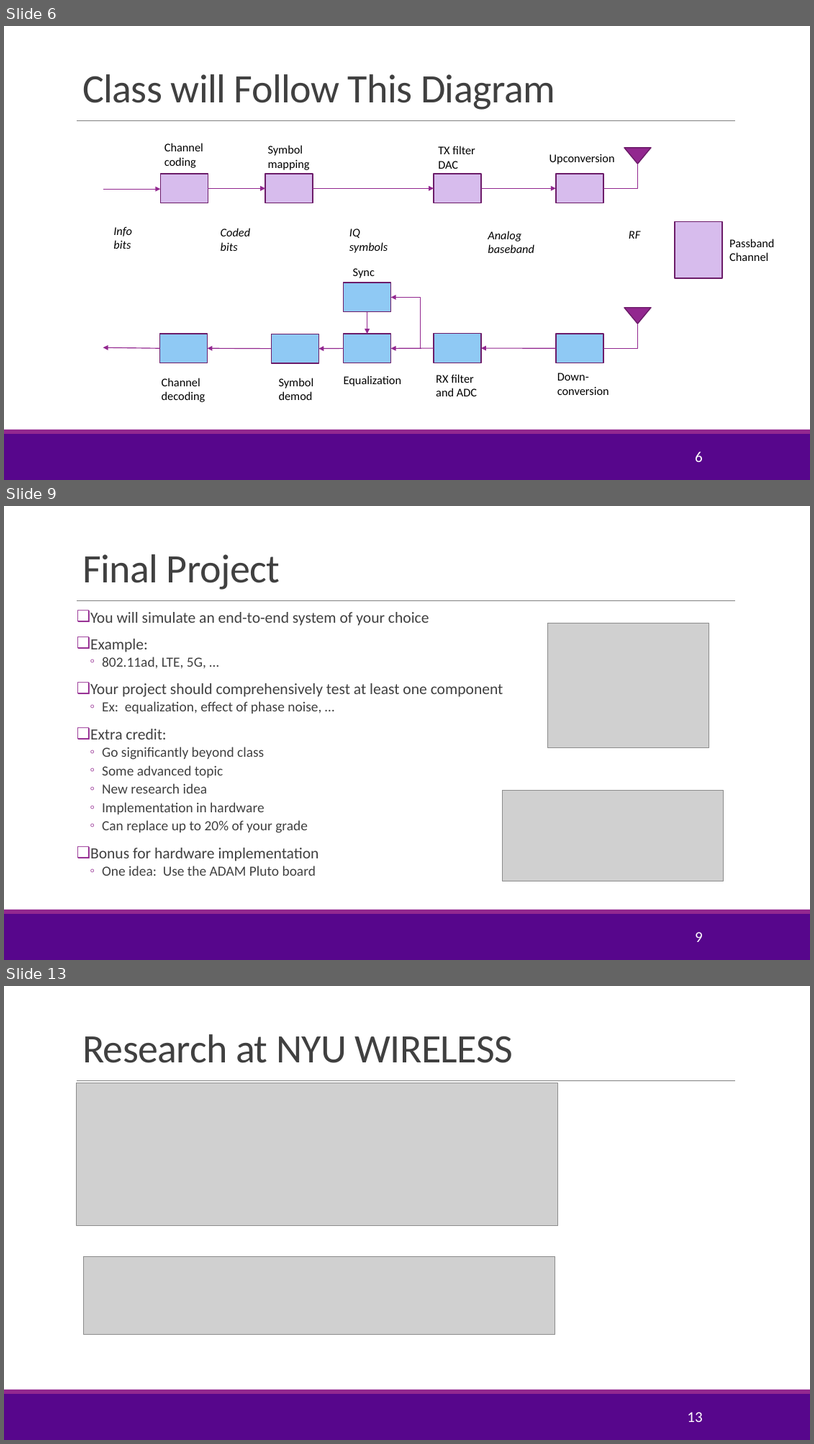
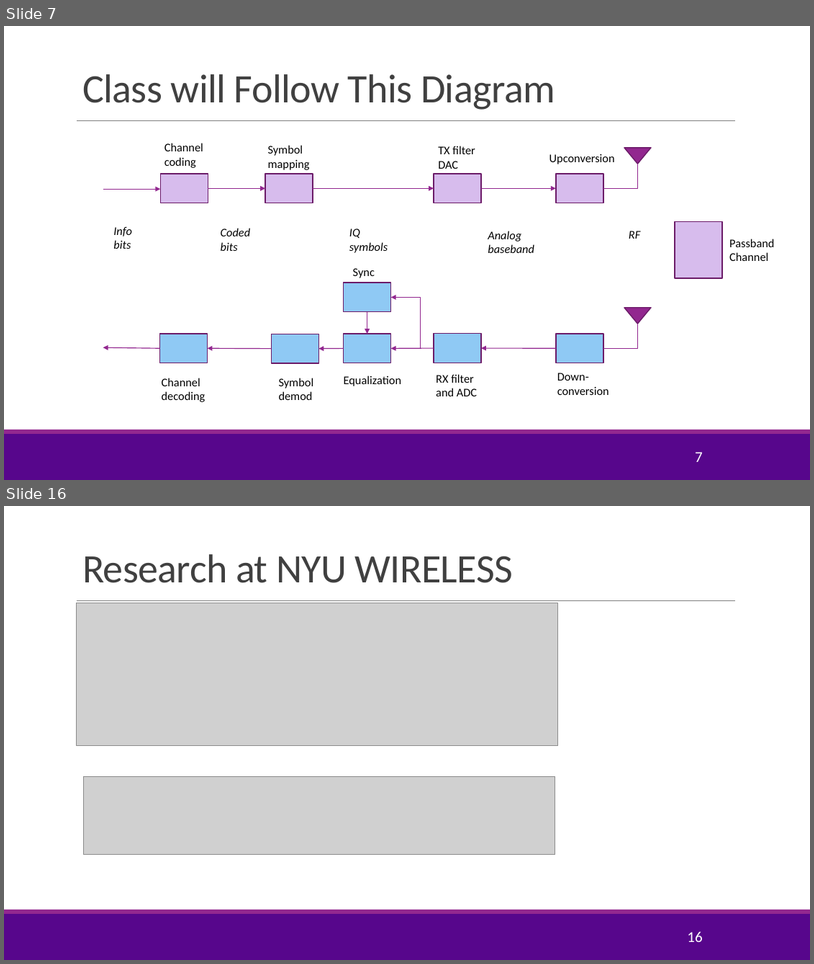
Before and after one commit to sdrangan/digitalcomm, a slide deck: Lectures/CourseAdmin.pptx. Shown one above the other, each under a label of ours: slides 6, 9 and 13 before the commit, slides 7 and 16 after it; the slides between them are not shown. The pictures are 814x1444 and 814x964 pixels, drawn with LibreOffice and Linux fonts; fonts in the diff are those of the drawing; grey boxes stand for pictures; background and template pictures are left out. Boxes give left, top, right and bottom in pixels: in the first picture for what was removed or moved away, otherwise in the second. Text is boxed around its words. In the diff, an @@ line names an element or a change of style, - is before the commit and + after.

```diff
--- a/Lectures/CourseAdmin.pptx
+++ b/Lectures/CourseAdmin.pptx
@@ slide 9 removed at bbox=[4, 506, 810, 960], background #FFFFFF; not listed: 3 template elements that a slide beside it also shows @@
@@ title removed at bbox=[82, 554, 280, 590] @@
-Final Project
@@ text removed at bbox=[90, 612, 504, 875] @@
-❑ You will simulate an end-to-end system of your choice
-❑ Example:
-  ◦ 802.11ad, LTE, 5G, …
-❑ Your project should comprehensively test at least one component
-  ◦ Ex: equalization, effect of phase noise, …
-❑ Extra credit:
-  ◦ Go significantly beyond class
-  ◦ Some advanced topic
-  ◦ New research idea
-  ◦ Implementation in hardware
-  ◦ Can replace up to 20% of your grade
-❑ Bonus for hardware implementation
-  ◦ One idea: Use the ADAM Pluto board
@@ picture removed at bbox=[548, 623, 710, 747] @@
@@ picture removed at bbox=[502, 790, 724, 881] @@
@@ page number removed at bbox=[695, 932, 703, 942] @@
-9
@@ what was slide 6 is now slide 7 @@
@@ page number at bbox=[695, 452, 703, 462]: text changed @@
-6
+7
@@ what was slide 13 is now slide 16 @@
@@ page number at bbox=[687, 931, 702, 942]: text changed @@
-13
+16
```
Also in this commit, not shown: 9 slides changed, 3 slides added, 4 other files.
